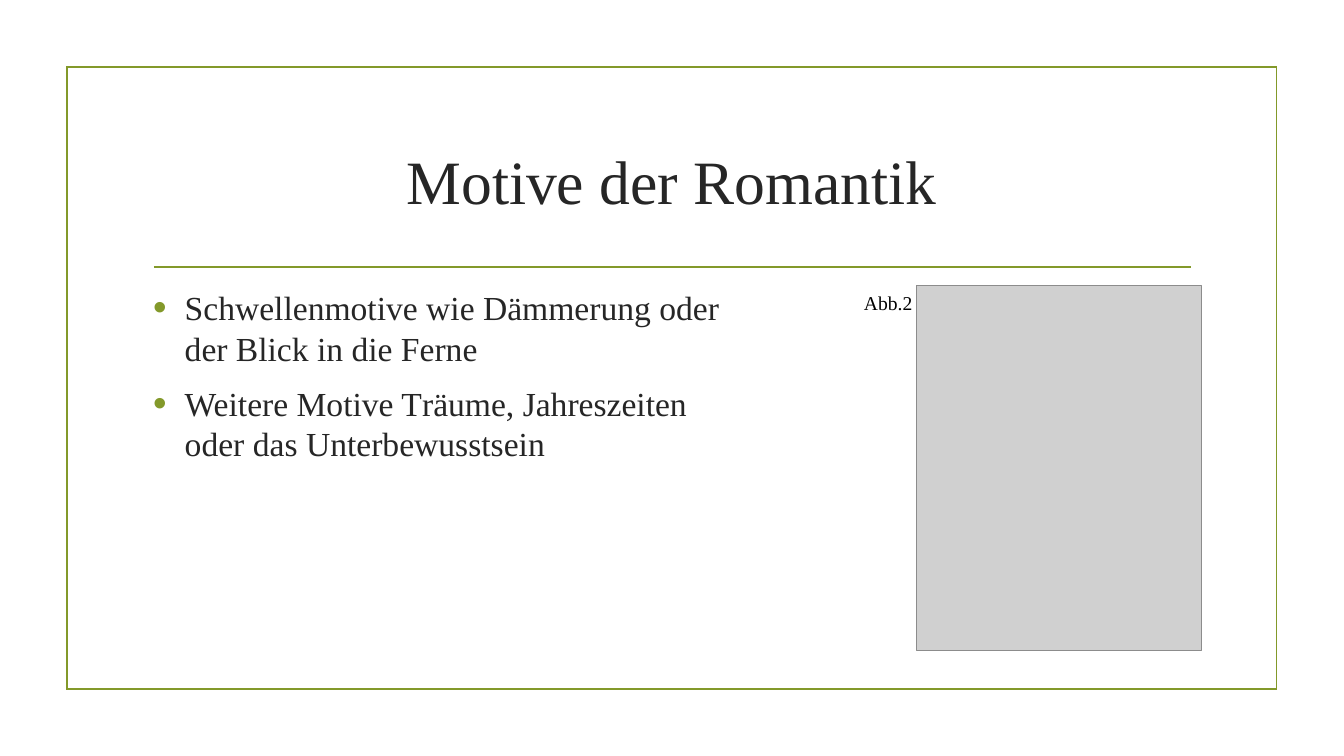
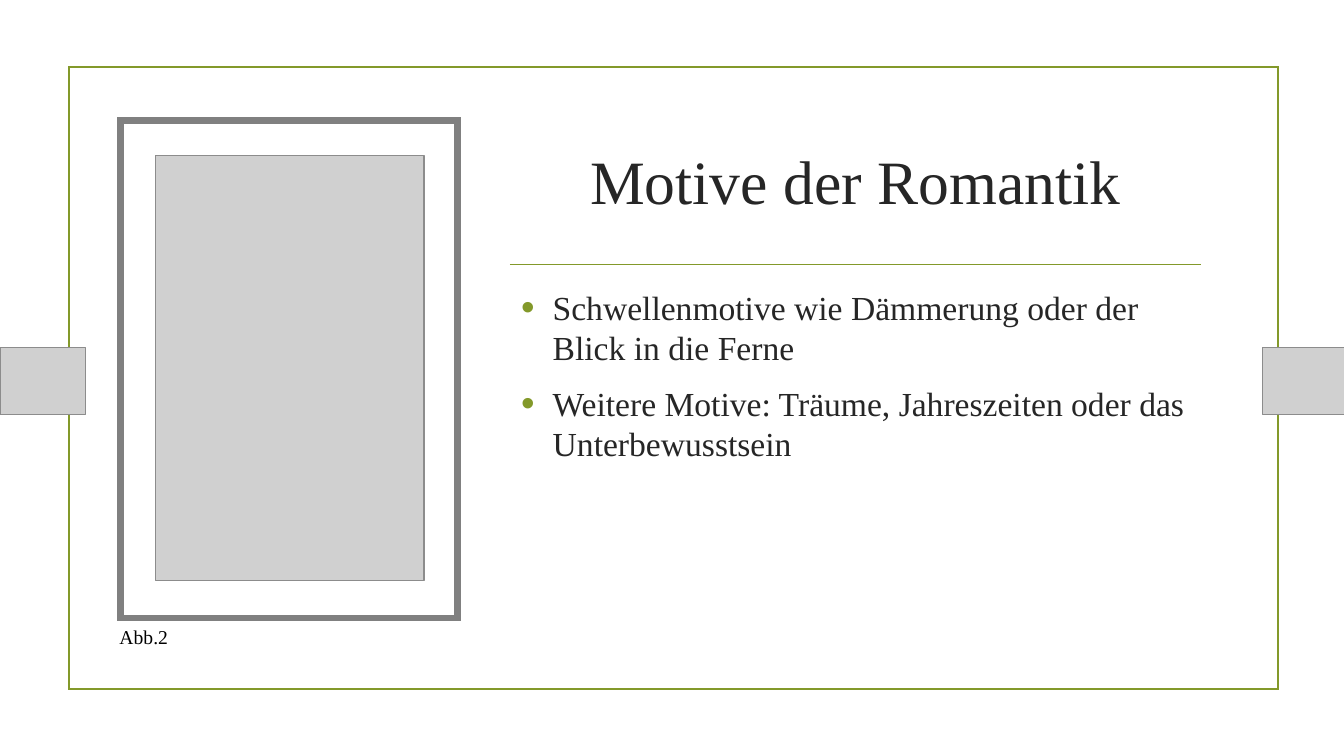
Before and after one commit to AkazeX/Schule, a slide deck: slide 5 of BM/Deutsch/Romantik/Romantik.pptx. Drawn at 1344x756 pixels with LibreOffice and Linux fonts; fonts in the diff are those of the drawing; grey boxes stand for pictures; background and template pictures are left out. Boxes give left, top, right and bottom in pixels: in the first picture for what was removed or moved away, otherwise in the second. Text is boxed around its words. In the diff, an @@ line names an element or a change of style, - is before the commit and + after.

Commit message:
Romantik Vortrag

```diff
--- a/BM/Deutsch/Romantik/Romantik.pptx
+++ b/BM/Deutsch/Romantik/Romantik.pptx
@@ rectangle added at <box>0,0,1344,756</box>, fill #FFFFFF @@
@@ rectangle removed at <box>67,68,1276,690</box> @@
@@ rectangle added at <box>69,68,1278,690</box>, outline #83992A 1.25 pt @@
@@ title "Motive der Romantik": place and size @@
-title "Motive der Romantik" at <box>407,161,937,205</box>
+title "Motive der Romantik" at <box>590,161,1120,205</box>
@@ rectangle added at <box>120,120,458,618</box>, fill #FFFFFF, outline #808080 4.5 pt @@
@@ picture: place and size @@
-picture at <box>917,285,1202,650</box>
+picture at <box>155,155,423,581</box>
@@ line removed from (154, 267) to (1191, 267) @@
@@ line added from (510, 265) to (1202, 265), #83992A 1.25 pt @@
@@ text "Schwellenmotive wie Dämmerung oder der ...": place and size @@
-text "Schwellenmotive wie Dämmerung oder der ..." at <box>185,296,719,457</box>
+text "Schwellenmotive wie Dämmerung oder der ..." at <box>553,296,1184,457</box>
@@ picture added at <box>0,348,84,414</box> @@
@@ picture added at <box>0,348,86,414</box> @@
@@ picture added at <box>1261,348,1344,414</box> @@
@@ picture added at <box>1262,348,1344,414</box> @@
@@ text at <box>553,392,1184,457</box>: text changed @@
-• Weitere Motive Träume, Jahreszeiten oder das Unterbewusstsein
+• Weitere Motive: Träume, Jahreszeiten oder das Unterbewusstsein
@@ text "Abb.2": place and size @@
-text "Abb.2" at <box>864,296,912,311</box>
+text "Abb.2" at <box>119,630,167,645</box>
```
Also in this commit, not shown: 7 other slides changed, 2 slides added, 1 slide removed, 5 other files.
